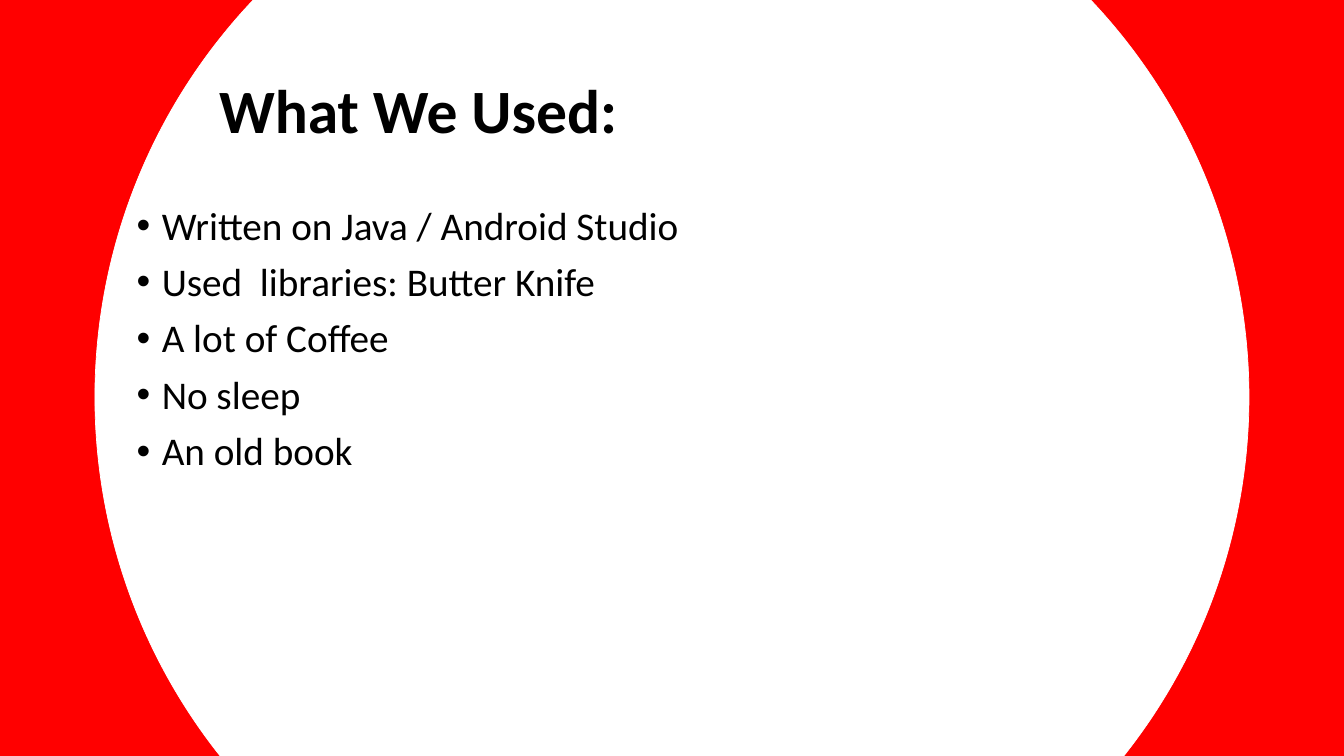
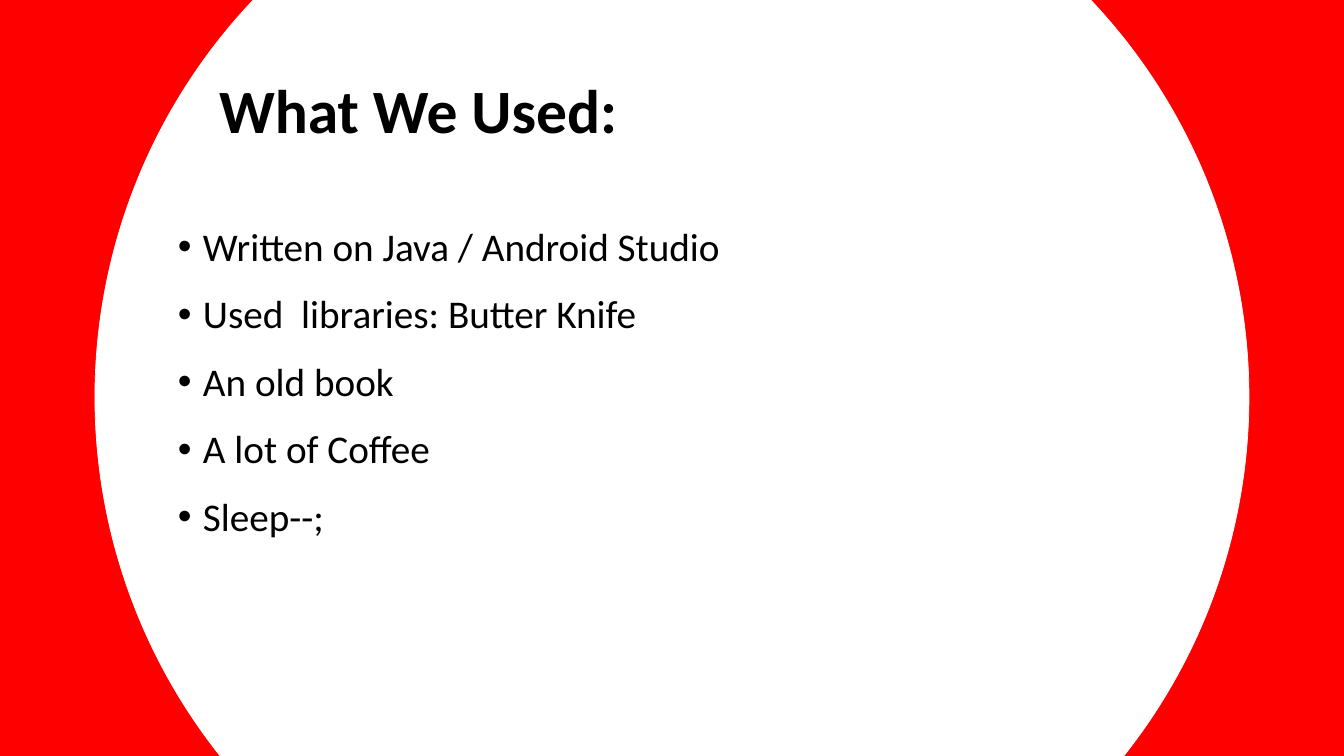
Before and after one commit to KalinD/The-ERRORs, a slide deck: slide 6 of Xames.pptx. Drawn at 1344x756 pixels with LibreOffice and Linux fonts; fonts in the diff are those of the drawing. Boxes give left, top, right and bottom in pixels: in the first picture for what was removed or moved away, otherwise in the second. Text is boxed around its words. In the diff, an @@ line names an element or a change of style, - is before the commit and + after.

Commit message:
Presentation update2

```diff
--- a/Xames.pptx
+++ b/Xames.pptx
@@ text "Written on Java / Android ...": place and size @@
-text "Written on Java / Android ..." at bbox=[162, 212, 678, 466]
+text "Written on Java / Android ..." at bbox=[203, 233, 720, 538]
@@ text at bbox=[203, 233, 720, 464]: more space between paragraphs @@
@@ text at bbox=[203, 368, 394, 397]: paragraph added @@
+• An old book
@@ text at bbox=[203, 503, 324, 538]: text changed @@
-• No sleep
-• An old book
+• Sleep--;
```
Also in this commit, not shown: 1 other slide changed.
